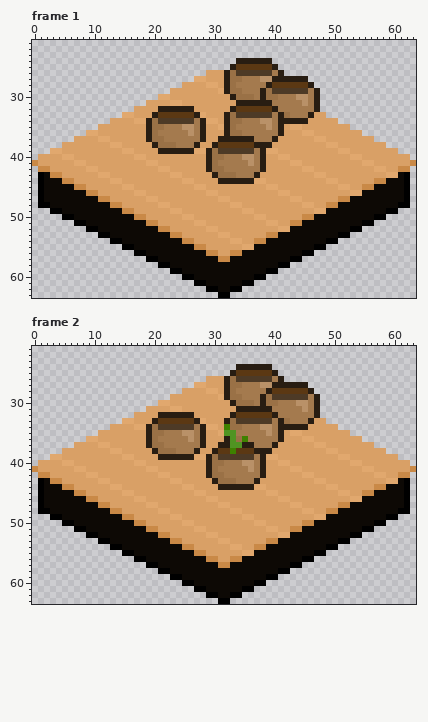
Edited in one commit: pixel-art file (Farm_Prototype/Content/Sprites/Environment/Structures/Room_01_Floor.aseprite). The picture above is the old version.
64x64 pixels, 4 frames. Shown: frame 1: x 0..63, y 21..63; frame 2: x 0..63, y 21..63. The commit also changed other frames, which this record leaves out.
The result:
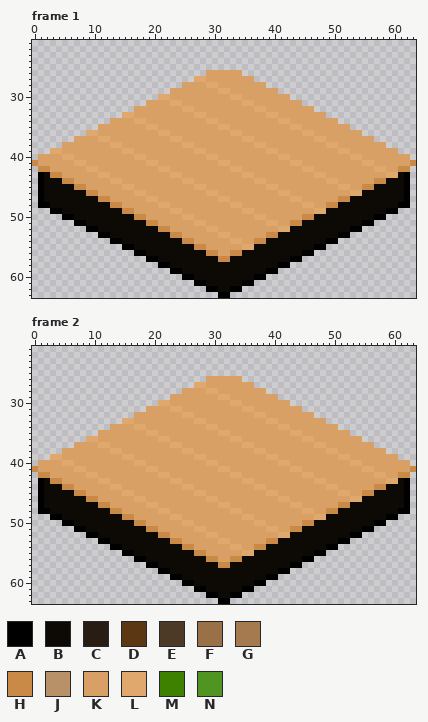
Palette (. is transparent): A #000000  B #0d0905  C #281d12  D #5b3813  E #4d3a26  F #9a7146  G #a47a4e  H #c98947  J #b99168  K #d9a066  L #e1a86e  M #3e8100  N #509422
What changed:
layer "Layer 2" removed
layer "Layer 3" removed
Changed rows in their new state; - is an unchanged pixel.
Frame 1:
first column x 19:
24 ---------------......--------
25 --------------........-------
26 -------------KKK.......------
27 -------------KKKKK.........--
28 -------------KKKKKKK........-
29 -------------LKKKKKKKK.......
30 --------------LLKKKKKKKK.....
31 ---------------KLLKKKKKKKK...
32 --KKKKLL------KKKKLLKKKKKKKK.
33 -KKKKKKKL----KKKKKKKLLKKKKKK-
34 KKKKKKKKKK---KKKKKKKKKLLKKK--
35 LLKKKKKKKK---LKKKKKKKKK------
36 KKLLKKKKKK---KLLKKKKKKK------
37 KKKKLLKKKK--KKKKLLKKKK-------
38 -KKKKKLLK--KKKKKKKLLK--------
39 --KKKKKK--KKKKKKKKKK---------
40 ----------LLKKKKKKKK---------
41 ----------KKLLKKKKKK---------
42 ----------KKKKLLKKKK---------
43 -----------KKKKKLLK----------
44 ------------KKKKKK-----------
Frame 2: the same change as frame 1
Where, in picture pixels (left, top, right, bottom), the same in both pictures:
changed: (146, 58, 320, 184)
changed: (146, 364, 320, 490)
